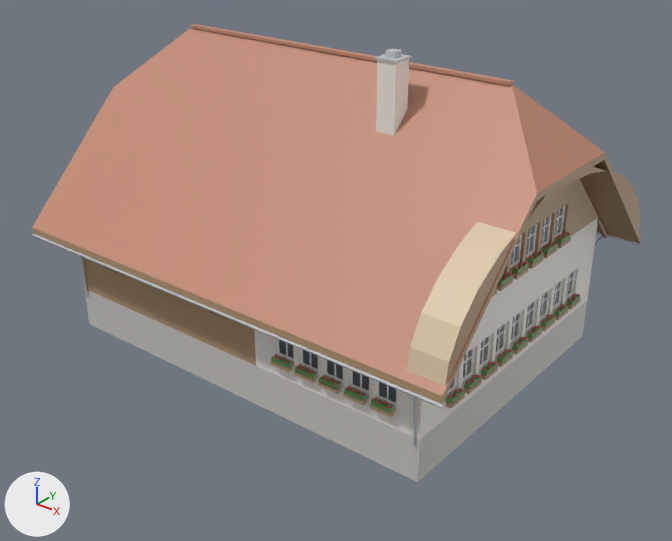
Two versions of the glTF model app/assets/models/buildings/farmhouse_m.glb, one commit apart.
The view is the same before and after, from a camera (50 mm lens) standing at (23.0, -28.5, 19.2) and looking at (0.8, -0.8, 2.0). The axes (+X, +Y, +Z) are drawn at lower left. The lights are the same throughout. The first picture is the older version. Vertices at exactly the same position are counted once.

The older version as bpy lines, for what is in view:
```python
me_farmhouse_m = bpy.data.meshes.new('farmhouse_m')
me_farmhouse_m.from_pydata(...)  # 2813 vertices, 3756 faces; spans x -10.5..10.5, y -7.8..7.8, z -1.5..11.9
me_farmhouse_m.materials.append(mat_flowers)  # red #ea5061
me_farmhouse_m.materials.append(mat_frame)  # white #f7f7f5
me_farmhouse_m.materials.append(mat_glass)  # greyish blue #505961
me_farmhouse_m.materials.append(mat_leaves)  # green #699b59
me_farmhouse_m.materials.append(mat_metal)  # light grey #c4c5c8
me_farmhouse_m.materials.append(mat_plaster)  # white #efebe3
me_farmhouse_m.materials.append(mat_stone)  # light grey #cbc8c4
me_farmhouse_m.materials.append(mat_tiles)  # brown #c48b73
me_farmhouse_m.materials.append(mat_wood)  # beige #b39573
me_farmhouse_m.materials.append(mat_wood_dark)  # brown #907659
me_farmhouse_m.materials.append(mat_wood_light)  # beige #ddc8aa
ob_farmhouse_m = bpy.data.objects.new('farmhouse_m', me_farmhouse_m)
ob_farmhouse_m.location = (0.0, 0.0, 0.0)
```
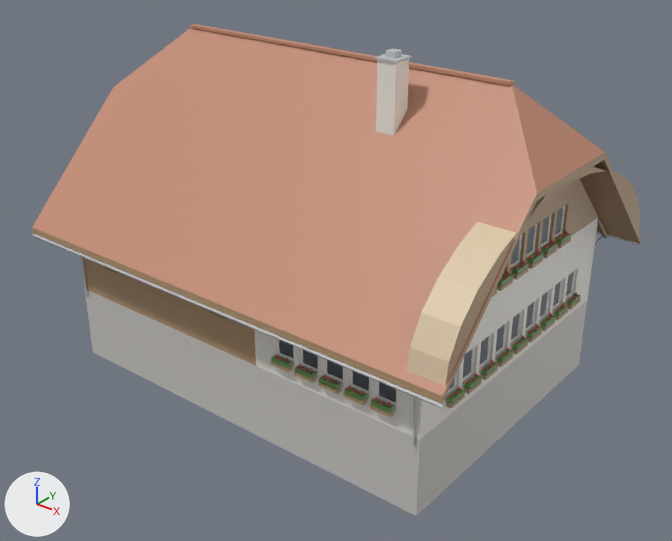
Pixel boxes [x1, y1, x2, y2] of what changed, in the pictures (672 x 541 px):
```json
{"object": "farmhouse_m", "change": "reshaped", "before": [31, 24, 641, 482], "after": [31, 24, 641, 516], "on screen": "7% taller"}
{"part": 1, "of": "me_farmhouse_m", "change": "deleted", "before": [282, 209, 573, 408]}
{"part": 2, "of": "me_farmhouse_m", "change": "reshaped", "before": [115, 232, 580, 410], "after": [272, 230, 580, 409]}
```

Scene script edits in JSON lines:
```json
{"block": "me_farmhouse_m", "where": "# used by ob_farmhouse_m; location = (0.0, 0.0, 0.0)"}
{"op": "remove", "block": "me_farmhouse_m", "code": "me_farmhouse_m.from_pydata(...)  # 2813 vertices, 3756 faces; spans x -10.5..10.5, y -7.8..7.8, z -1.5..11.9"}
{"op": "add", "block": "me_farmhouse_m", "code": "me_farmhouse_m.from_pydata(...)  # 2080 vertices, 2392 faces; spans x -10.5..10.5, y -7.8..7.8, z -3.0..11.9"}
{"block": "me_farmhouse_m", "change": "me_farmhouse_m part 1: 55 loose pieces with 430 vertices, spanning x 2.5..8.9, y -6.8..6.4, z 1.2..5.7, are deleted"}
{"block": "me_farmhouse_m", "change": "me_farmhouse_m part 2: 73 vertices moved from x -9.0..9.3, y -6.7..6.7, z -1.5..4.7 to x -9.0..9.3, y -6.7..6.7, z -3.0..4.7; 487 vertices removed from x -7.4..9.3, y -6.8..6.8, z 1.1..4.8; 184 vertices added at x 2.6..9.3, y -6.8..6.8, z 1.2..4.8"}
```
